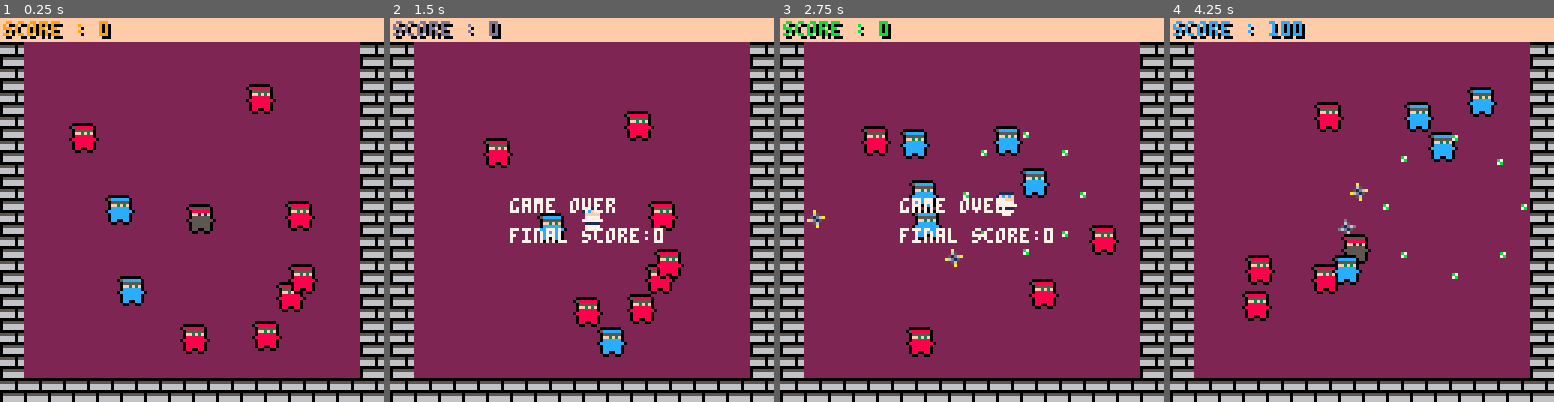
Above: before the commit, frames 1-4 (left to right).
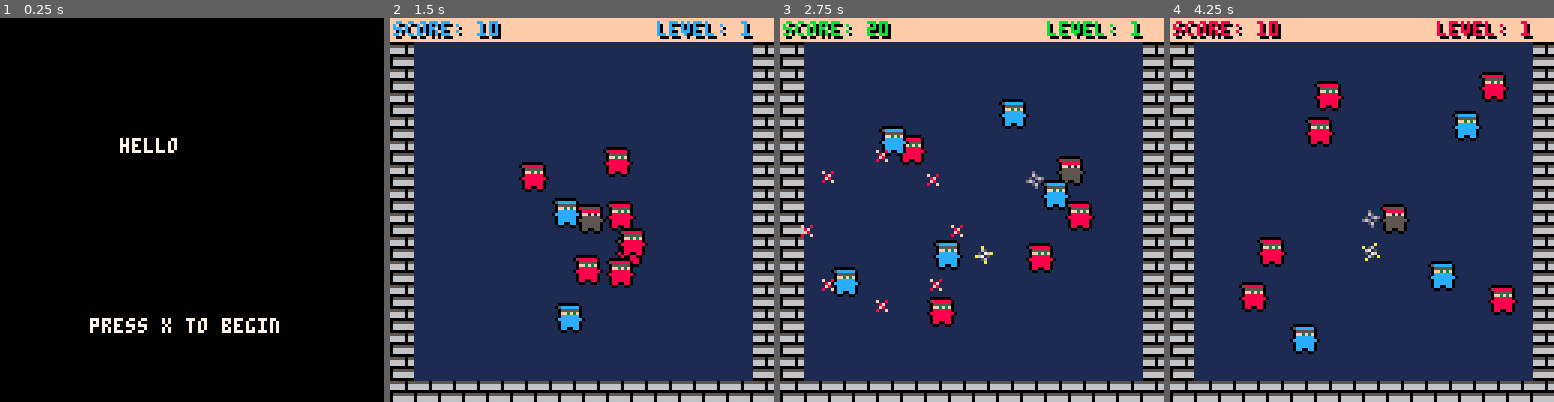
Above: after the commit, the same moments.

Repository: jmoreno1221/Sakajos-Adventures
Game: PICO-8 cartridge sasa.p8
The game is run twice, just before and just after one commit, with the same random seed, the same clock (stepped at 60 frames per second) and the same inputs.
Inputs:
- Up to frame 1 (0.25 s): no input
- Up to frame 2 (1.5 s): tap X (X key) at 0.33, 1.07 s; tap O (Z key) at 0.7 s
- Up to frame 3 (2.75 s): hold Right 1.6-2.1 s; tap O (Z key) at 1.7, 2.1, 2.5 s; tap X (X key) at 1.85 s; hold Up 2.15-2.42 s; hold Right from 2.47 s (still down)
- Up to frame 4 (4.25 s): tap O (Z key) every 0.4 s from 2.9 to 4.1 s; tap X (X key) at 2.97, 4.08 s; release Right at 3.03 s; hold Left 3.08-3.58 s; hold Down 3.63-3.97 s; hold Right from 4.02 s (still down)

The runs differ from the first frame. In frame 1, 92% of the frame differs, in the area x 0-100%, y 0-100%; in frame 2, 79%; in frame 3, 79%; in frame 4, 79%.

Commit message:
updating file

Diff:
--- a/sasa.p8
+++ b/sasa.p8
@@ -2,23 +2,45 @@
 version 16
 __lua__
 function _init()
+	titleinit()
+end
+
+function titleinit()
+ mode=0
+end
+
+function titleupdate()
+cls()
+if btn(5,0) then
+	game_init()
+end
+end
+
+function titledraw()
+print("hello",40,40,7)
+print("press x to begin",30,100,7)
+end
+
+function game_init()
+	mode = 1
  ents={}
  bads={}
  enemy_speed=0.01
  score=0
+ level=0
  t=0
  mt=0
+ bgcolor=0
  cur=mke(3,63,63)
  cur.upd=function(e)
   cds(e,hero)
-  lim=8
-  if dd>lim then
-   cur.x=hero.x+cos(an)*lim
-   cur.y=hero.y+sin(an)*lim
+  limit=10
+  if dd>limit then
+   cur.x=hero.x+cos(an)*limit
+   cur.y=hero.y+sin(an)*limit
   end
   can=an
  end
-
  hero=mke(1,63,63)
  hero.ol=true
  hero.upd=function(e)
@@ -30,46 +52,31 @@
    if dd<8 then
     xpl(hero)
    end
-
-  end
-…(4 lines of a section not shown)…
- end
-
+  end
+ end
  cdn=0
  life=16
  cdn2=64
-
  --bads
  for i=0,8 do
   sbad()
  end
-
-end
-
+end
 
 function rand(n) return flr(rnd(n)) end
 
 function sbad()
-
- local e=mke(17+rand(2),0,0)
+local e=mke(17+rand(2),0,0)
  find_pos(e)
  --the .25 is the speed of the
  --enemy ninjas
  e.upd=function(e)
-  follow(e,hero,.25)
+  follow(e,hero,.75)
  end
  e.ol=true
-
  if e.fr==18 then
   e.upd=upd_wander
  end
-…(4 lines of a section not shown)…
  add(bads,e)
 end
 
@@ -80,9 +87,7 @@
  if dd<32 then
   find_pos(e)
  end
-
-end
-
+end
 
 function rec(e)
  if e.x<8 then e.x=8 end
@@ -92,21 +97,16 @@
 end
 
 function upd_wander(e)
-
-
-
  if not e.trg then
   e.trg={x=16+rnd(96),y=16+rnd(96)}
  end
-
  cds(e.trg,e)
  --the .75 is the speed of the
  --blue ninja enemy
- impulse(e,an,.9)
+ impulse(e,an,.75)
  if dd<8 then
   e.trg=nil
  end
-
 end
 
 function kl(e)
@@ -177,31 +172,21 @@
   spr(fr,e.x,e.y-1)
   pal()
  end
-
  spr(fr,e.x,e.y)
-
-
-
-end
-
-
+end
 
 function control()
-
  moving=true
  if hero.death then
   return
  end
-
-
  hero.vx=0
  hero.vy=0
- if btn(0) then hmove(-1,0) end
- if btn(1) then hmove(1,0) end
- if btn(2) then hmove(0,-1) end
- if btn(3) then hmove(0,1) end
+ if btn(0) then hmove(-2,0) end
+ if btn(1) then hmove(2,0) end
+ if btn(2) then hmove(0,-2) end
+ if btn(3) then hmove(0,2) end
  if btnp(4) then fire() end
-
 end
 
 function hmove(dx,dy)
@@ -224,7 +208,7 @@
    cds(e,b)
    if dd<5 then
     xpl(b)
-    score+=100
+    score+=10
     kl(e)
     break
    end
@@ -251,11 +235,17 @@
   e.frict=0.75
   e.life=12
  end
-
-
 end
 
 function _update()
+if (mode==0) then
+	titleupdate()
+else
+ if (score%100==0) then
+ bgcolor+=1
+ score+=10
+ level+=1
+ end
  t+=1
  control()
  if moving then
@@ -265,35 +255,36 @@
    sbad()
   end
  end
-
- if hero.death and btnp(4) then
-  _init()
- end
-
+ if hero.death and btnp(5) then
+  game_init()
+ end
+end
 end
 
 function _draw()
+if (mode==0) then
+	titledraw()
+else
  cls()
  map()
+ rectfill(8,8,120,120,bgcolor)
  foreach(ents,dre)
-
  if cdn>0 then
   rectfill(0,124,cdn*8,127,12)
  end
-
  if hero.death then
-  cur=mke(12,hero.x,hero.y)
-  print("game over",40,60,7)
-  print("final score:"..score,40,70,7)
-
- end
-
+  cur=mke(2,hero.x,hero.y)
  for i=0,1 do
-  print("score : "..score,2-i,2-i,i*(8+(t/8)%8))
- end
-
-
-
+  print("game over",40-i,60-i,i*(8+(t/8)%8))
+  print("final score: "..score,35-i,70-i,i*(8+(t/8)%8))
+  print("press x to play again",20-i,80-i,i*(8+(t/8)%8))
+ end
+ end
+ for i=0,1 do
+  print("score: "..score,2-i,2-i,i*(8+(t/8)%8))
+  print("level: "..level,90-i,2-i,i*(8+(t/8)%8))
+ end
+ end
 end
 
 
@@ -400,20 +391,20 @@
 0000000000000000000000000000000003000000000001010100000000000000000000000000000000000000000000000000000000000000000000000000000000000000000000000000000000000000000000000000000000000000000000000000000000000000000000000000000000000000000000000000000000000000
 __map__
 9191919191919191919191919191919112131313131313131313131313131314909090909090909090909090909090903333333333131313131313131313131313131313131313131313131313131313131313131313131313131313131313131313131313131313131313133333333333333333333333333333333333331313
-15a7a7a7a7a7a7a7a7a7a7a7a7a7a71522000000000000000004000404040424900000000000000000000004040404903300000000000000000000000000001313000000000000000000000000000013133b3b3b3b3b3b3b3b3b3b3b3b3b3b3b1300000000000000000000000000000000000000000000000000000000000013
-15a7a7a7a7a7a7a7a7a7a7a7a7a7a71522000000040404040000000400202124900000000000000000000900000004903300000000000000000000000000041313000000000000000000000000000413133b3b3b3b3b3b3b3b3b3b3b3b3b3b3b1300000000000000000000000000000000000000000000000000000000000013
-15a7a7a7a7a7a7a7a7a7a7a7a7a7a71522000000040404040404040404303124900004000400000000000800000004903300040004000000000000000000043333000400040000000400040000040433333b3b3b3b3b3b3b3b3b3b3b3b3b3b3b3300000000000000000000000000000000000000000000000000000000000033
-15a7a7a7a7a7a7a7a7a7a7a7a7a7a71522042323232323232323232323232324900404979797979797979797979797903304040404040000040400000004043333040404040400000404040000040433333c3c3c3c3c3c3c3c3c3c3c3c3c3c3c3300000000000000000000000000000000000000000000000000000000000033
-15a7a7a7a7a7a7a7a7a7a7a7a7a7a71522000004000000000000000000000024900404040400000000000000000000903304040404000000000000000000003333040404040000000404040000040433333b3b3b3b3b3b3b3b3b3b3b3b3b3b3b3300000000000000000000000000000000000000000000000000000000000033
-15a7a7a7a7a7a7a7a7a7a7a7a7a7a71522232323230404040400040000040424909797980400000000000000000000903304040404000000000000000000003333040404040000000404040004040433333b3b3b3b3b3b3b3b3b3b3b3b3b3b3b3300000000000000000000000000000000000000000000000000000000000033
-15a7a7a7a7a7a7a7a7a7a7a7a7a7a71522000000000000000000000000000024900404000000040000000000969797903304040000000400000000000000003333040400000004000404040404040433333b3c3b3c3b3c3b3c3b3c3b3c3b3c3b3300000000000000040404040404040404040404040404040404040404040433
-15a7a7a7a7a7a7a7a7a7a7a7a7a7a71522000000040404040400000000000024900404049697979804000004040404903304040400000000040000040404043333040404000000000404040404040433333b3b3b3b3b3b3b3b3b3b3b3b3b3b3b3300000000000000000000000000000000000000000000000000000000000433
-15a7a7a7a7a7a7a7a7a7a7a7a7a7a71522000000000000232300000004000024900404040404040404040404040404903304040404040404040404040404043333040404040404040404040404040433333c3b3c3b3c3b3c3b3c3b3c3b3c3b3c3300000000000000000000000000000000000000000000000000000000000033
-15a7a7a7a7a7a7a7a7a7a7a7a7a7a71522000000000004040404040404000024909797980404040496979798040000903304040404040404040404040400003333040404040404040404040404040433333b3b3b3b3b3b3b3b3b3b3b3b3b3b3b3300000000000000000000000000000000000000000000000000000000000033
-15a7a7a7a7a7a7a7a7a7a7a7a7a7a71522000000000000000000002300002324900000000000000004040000000000903300000000000000040400000000003333000000000000000404040404040033333b3b3b3b3b3b3b3b3b3b3b3b3b3b3b3300000000000000000000000000000000000000000000000000000000000033
-15a7a7a7a7a7a7a7a7a7a7a7a7a7a71522232323232300000000000000000024900000000000000000000000009697903300000000000000000000000000003333000000000000000404040000000033333c3c3c3b3b3b3c3c3c3c3b3b3b3c3c3300000000000000000000000000000000000000000000000000000000000033
-15a7a7a7a7a7a7a7a7a7a7a7a7a7a71522000400000000000000000000000024900004009697979804000000000000903300000000000000000000000000003333000000000000000004040000000033333b3b3b3b3b3b3b3b3b3b3b3b3b3b3b3300000000000000000000000000000000000000000000000000000000000033
-15a7a7a7a7a7a7a7a7a7a7a7a7a7a71522000000000000000400000000000024900004040404040404000000000000903300000000000000000000000000003333000000000000000000000000000033333b3b3b3b3b3b3b3b3b3b3b3b3b3b3b3300000000000000000000000000000000000000000000000000000000000033
+1537373737373737373737373737371522000000000000000004000404040424900000000000000000000004040404903300000000000000000000000000001313000000000000000000000000000013133b3b3b3b3b3b3b3b3b3b3b3b3b3b3b1300000000000000000000000000000000000000000000000000000000000013
+1537373737373737373737373737371522000000040404040000000400202124900000000000000000000900000004903300000000000000000000000000041313000000000000000000000000000413133b3b3b3b3b3b3b3b3b3b3b3b3b3b3b1300000000000000000000000000000000000000000000000000000000000013
+1537373737373737373737373737371522000000040404040404040404303124900004000400000000000800000004903300040004000000000000000000043333000400040000000400040000040433333b3b3b3b3b3b3b3b3b3b3b3b3b3b3b3300000000000000000000000000000000000000000000000000000000000033
+1537373737373737373737373737371522042323232323232323232323232324900404979797979797979797979797903304040404040000040400000004043333040404040400000404040000040433333c3c3c3c3c3c3c3c3c3c3c3c3c3c3c3300000000000000000000000000000000000000000000000000000000000033
+1537373737373737373737373737371522000004000000000000000000000024900404040400000000000000000000903304040404000000000000000000003333040404040000000404040000040433333b3b3b3b3b3b3b3b3b3b3b3b3b3b3b3300000000000000000000000000000000000000000000000000000000000033
+1537373737373737373737373737371522232323230404040400040000040424909797980400000000000000000000903304040404000000000000000000003333040404040000000404040004040433333b3b3b3b3b3b3b3b3b3b3b3b3b3b3b3300000000000000000000000000000000000000000000000000000000000033
+1537373737373737373737373737371522000000000000000000000000000024900404000000040000000000969797903304040000000400000000000000003333040400000004000404040404040433333b3c3b3c3b3c3b3c3b3c3b3c3b3c3b3300000000000000040404040404040404040404040404040404040404040433
+1537373737373737373737373737371522000000040404040400000000000024900404049697979804000004040404903304040400000000040000040404043333040404000000000404040404040433333b3b3b3b3b3b3b3b3b3b3b3b3b3b3b3300000000000000000000000000000000000000000000000000000000000433
+1537373737373737373737373737371522000000000000232300000004000024900404040404040404040404040404903304040404040404040404040404043333040404040404040404040404040433333c3b3c3b3c3b3c3b3c3b3c3b3c3b3c3300000000000000000000000000000000000000000000000000000000000033
+1537373737373737373737373737371522000000000004040404040404000024909797980404040496979798040000903304040404040404040404040400003333040404040404040404040404040433333b3b3b3b3b3b3b3b3b3b3b3b3b3b3b3300000000000000000000000000000000000000000000000000000000000033
+1537373737373737373737373737371522000000000000000000002300002324900000000000000004040000000000903300000000000000040400000000003333000000000000000404040404040033333b3b3b3b3b3b3b3b3b3b3b3b3b3b3b3300000000000000000000000000000000000000000000000000000000000033
+1537373737373737373737373737371522232323232300000000000000000024900000000000000000000000009697903300000000000000000000000000003333000000000000000404040000000033333c3c3c3b3b3b3c3c3c3c3b3b3b3c3c3300000000000000000000000000000000000000000000000000000000000033
+1537373737373737373737373737371522000400000000000000000000000024900004009697979804000000000000903300000000000000000000000000003333000000000000000004040000000033333b3b3b3b3b3b3b3b3b3b3b3b3b3b3b3300000000000000000000000000000000000000000000000000000000000033
+1537373737373737373737373737371522000000000000000400000000000024900004040404040404000000000000903300000000000000000000000000003333000000000000000000000000000033333b3b3b3b3b3b3b3b3b3b3b3b3b3b3b3300000000000000000000000000000000000000000000000000000000000033
 1515151515151515151515151515151522230000002323040423230000000024900000000000040404040096979797903300000000000000000000000000003333000000000000000000000000000033333c3c3c3c3c3c3c3c3c3c3c3c3c3c3c3333333333333333333333333333333333333333333333333333333333333333
 1010101010101010101010101010101022000000000000000000000000000024909797979804040404040404000000903300000000000000000000000000003333000000000000000000000000000033333d3e3d3e3e3d3d3e3d3e3e3e3d3e3d3333333333333333333333333333333333333333333333333333333333333333
 0400000000000000000404040404040422000400000000000000000000000424900000000004040404040004000000903300000000000000000000000000003333000000000000000000000000000033330000000000000000000000000000000400000000000000000000000000000000000000000000000000000000000033
Not shown, changed: 32 lines of the sprite sheet (__gfx__) section of sasa.p8
Not shown, changed: the music (__music__) section of sasa.p8
Not shown, changed: the sound effects (__sfx__) section of sasa.p8
